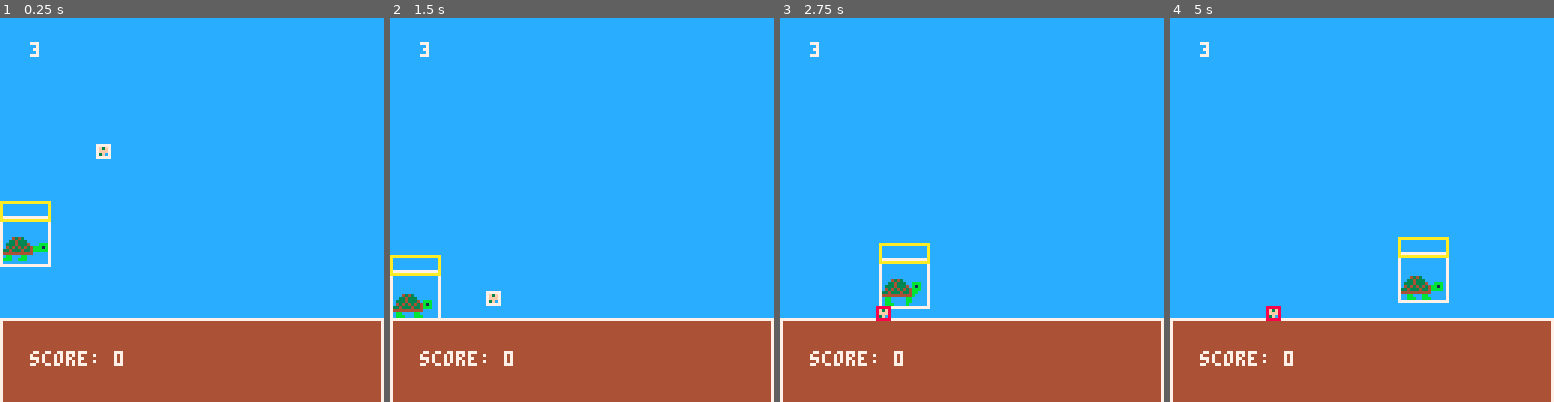
Above: before the commit, frames 1-4 (left to right).
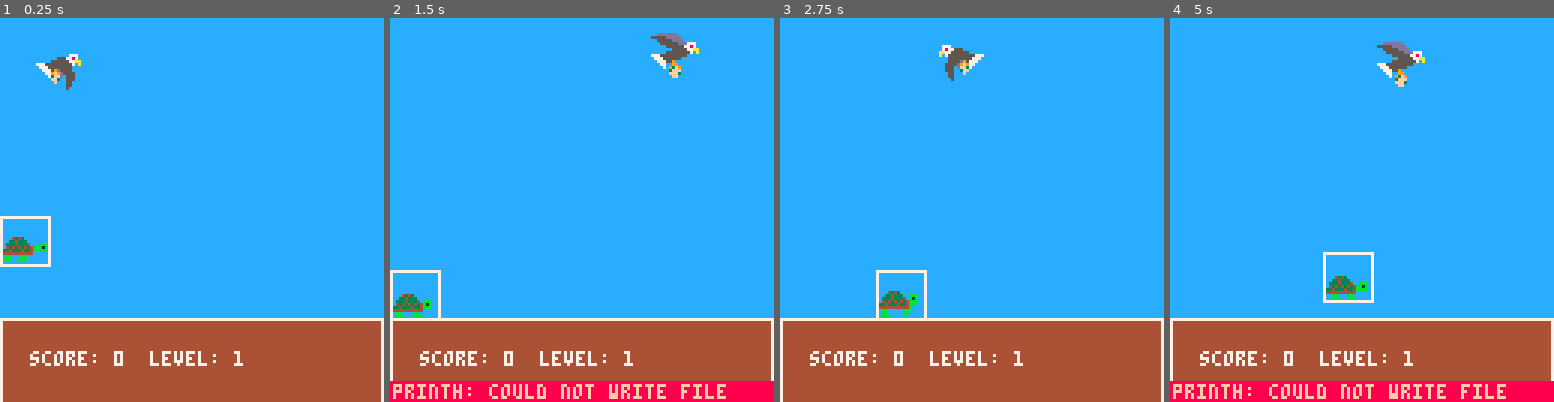
Above: after the commit, the same moments.

Repository: NicolaMigliore/parascute
Game: PICO-8 cartridge parascute.p8
Two runs of this game, one before a commit and one after it. Both use one fixed random seed, a clock stepped at 60 frames per second and the inputs below.
Inputs:
- Up to frame 1 (0.25 s): no input
- Up to frame 2 (1.5 s): tap X (X key) at 0.33, 1.07 s; tap O (Z key) at 0.7 s
- Up to frame 3 (2.75 s): hold Right 1.6-2.1 s; tap O (Z key) at 1.7, 2.1, 2.5 s; tap X (X key) at 1.85 s; hold Up 2.15-2.42 s; hold Right from 2.47 s (still down)
- Up to frame 4 (5 s): tap O (Z key) every 0.4 s from 2.9 to 4.9 s; tap X (X key) at 2.97, 4.08 s; release Right at 3.03 s; hold Left 3.08-3.58 s; hold Down 3.63-3.97 s; hold Right 4.02-4.68 s; hold Up from 4.73 s (still down)

The runs differ from the first frame. In frame 1, 1.3% of the frame differs, in the area x 0-64%, y 6-91%; in frame 2, 7.0%; in frame 3, 2.5%; in frame 4, 8.6%, in the area x 0-100%, y 6-100%.

Commit message:
Added eagle and updated animation system

Diff:
--- a/parascute.p8
+++ b/parascute.p8
@@ -4,6 +4,8 @@
 -- controllers
 #include scripts/main.lua
 #include scripts/player.lua
+#include scripts/eagle.lua
+#include scripts/egg.lua
 #include scripts/components.lua
 #include scripts/systems.lua
 #include scripts/ui.lua
@@ -27,22 +29,22 @@
 fffffff300bb00000bb000004444444444400000000bb000bb0000004444444444400000000bb000bb00000000bb000bb000000000434343434bb1b000000000
 0fff33f000bb00000bb0000000bb00000bb00000000bb000bb000000000bb000bb000000000bb000bb0000000bbb00bbb000000003343334334bbbb000000000
 00ff330000bbb0000b00000000bbb0000bbb0000000b0000bbb00000000bbb00bbb00000000b0000b00000000000000000000000444444444440000000000000
-00000000000000000000000000000000000000000000000000000000000000000000000000000000000000000000000000000000000000000000000000000000
-00000000000000000000000000000000000000000000000000000000000000000000000000000000000000000000000000000000000000000000000000000000
-00000000000000000000000000000000000000000000000000000000000000000000000000000000000000000000000000000000000000000000000000000000
-00000000000000000000000000000000000000000000000000000000000000000000000000000000000000000000000000000000000000000000000000000000
-00000000000000000000000000000000000000000000000000000000000000000000000000000000000000000000000000000000000000000000000000000000
-00000000000000000000000000000000000000000000000000000000000000000000000000000000000000000000000000000000000000000000000000000000
-00000000000000000000000000000000000000000000000000000000000000000000000000000000000000000000000000000000000000000000000000000000
-00000000000000000000000000000000000000000000000000000000000000000000000000000000000000000000000000000000000000000000000000000000
-00000000000000000000000000000000000000000000000000000000000000000000000000000000000000000000000000004343000000000000434300000000
-00000000000000000000000000000000000000000000000000000000000000000000000000000000000000000000000000033433300000000003343330000000
-00000000000000000000000000000000000000000000000000000000000000000000000000000000000000000000000000333433340bbb00003334333400bbb0
-00000000000000000000000000000000000000000000000000000000000000000000000000000000000000000000000000434343434b1b0000434343434bb1b0
-00000000000000000000000000000000000000000000000000000000000000000000000000000000000000000000000003343334334bbb0003343334334bbbb0
-00000000000000000000000000000000000000000000000000000000000000000000000000000000000000000000000044444444444000004444444444400000
-00000000000000000000000000000000000000000000000000000000000000000000000000000000000000000000000000bb0000bb00000000bb0000bb000000
-00000000000000000000000000000000000000000000000000000000000000000000000000000000000000000000000000bbb000bbb0000000bbb000bbb00000
+00ddddddd0000000000000000000000000ddddddd000000000000000000000000000000000000000000000000000000000000000000000000000000000000000
+55555ddddd000000000000000000000055555ddddd00000000000000000000000000000000000000000000000000000000000000000000000000000000000000
+0055555dddd0000000000000000000000055555dddd0000000000000000000000000000000000000000000000000000000000000000000000000000000000000
+000555555ddd77700000000000000000000555555ddd777000000000000000000000000000000000000000000000000000000000000000000000000000000000
+00000555555778700000000000007770000005555557787000000000000777000000000000000000000000000000000000000000000000000000000000000000
+00000005555577aa000000005557787000000005555577aa00000005557787000000000000000000000000000000000000000000000000000000000000000000
+000005555555570a00000055555577aa000005555555570a0000055555577aa00000000000000000000000000000000000000000000000000000000000000000
+7775555555550000077755555555570a777555555555000077755555555570a00000000000000000000000000000000000000000000000000000000000000000
+07775555550000000077755555555000077755555500000007775555555500000000000000000000000000000000000000004343000000000000434300000000
+007775590000000000077759d555500000777559000000000077759d555500000000000000000000000000000000000000033433300000000003343330000000
+0007700990000000000077909d5555000007700990000000000779f9d55550000000000000000000000000000000000000333433340bbb00003334333400bbb0
+000070900900000000000700dd05550000007093f9000000000073ffd05550000000000000000000000000000000000000434343434b1b0000434343434bb1b0
+00000000000000000000000dd00555000000003fff00000000000ff3005550000000000000000000000000000000000003343334334bbb0003343334334bbbb0
+00000000000000000000000000055000000000fff3000000000000f0005500000000000000000000000000000000000044444444444000004444444444400000
+000000000000000000000000000550000000000ff000000000000000005500000000000000000000000000000000000000bb0000bb00000000bb0000bb000000
+00000000000000000000000000050000000000000000000000000000005000000000000000000000000000000000000000bbb000bbb0000000bbb000bbb00000
 
 
 
--- a/scripts/components.lua
+++ b/scripts/components.lua
@@ -27,32 +27,35 @@
     return s
 end
 
-function new_animation(_animations,_active_anim)
+function new_animation(_animations,_active_anim,_set_anim)
     local a = {
         animations = _animations,
         active_anim = _active_anim,
     }
-    a.set_animation = function(_name,_spr)
-        if a.active_anim != _name then
-            if a.animations[_name] then
-                a.active_anim = _name
-            else
-                a.active_anim = "idle"
-            end
-            _spr.spr_i = 1
-        end
-    end
+    a.set_animation = _set_anim
+    -- a.set_animation = function(_name,_spr)
+    --     if a.active_anim != _name then
+    --         if a.animations[_name] then
+    --             a.active_anim = _name
+    --         else
+    --             a.active_anim = "idle"
+    --         end
+    --         _spr.spr_i = 1
+    --     end
+    -- end
     return a
 end
 
 --- create new control component
 -- describes the intity's controls
-function new_control(_left,_right,_up,_down,_input)
+function new_control(_left,_right,_up,_down,_spd_x,_spd_y,_input)
     local c = {
         left = _left,
         right = _right,
         up = _up,
         down = _down,
+        spd_x = _spd_x,
+        spd_y = _spd_y,
         input = _input
     }
     return c
@@ -116,16 +119,16 @@
 
 
 --- create entity ---
-function new_entity(_kind,_pos,_spr,_ctrl,_inte,_col,_anim,_tri)
+function new_entity(_opts)
     local e = {
-        kind = _kind,
-        position = _pos,
-        sprite = _spr,
-        control = _ctrl,
-        intention = _inte,
-        collider = _col,
-        animation = _anim,
-        trigger = _tri,
+        kind = _opts.kind,
+        position = _opts.position,
+        sprite = _opts.sprite,
+        control = _opts.control,
+        intention = _opts.intention,
+        collider = _opts.collider,
+        animation = _opts.animation,
+        trigger = _opts.trigger,
     }
     return e
 end
--- /dev/null
+++ b/scripts/eagle.lua
@@ -0,0 +1,89 @@
+function _eagle_i()
+    drop_timer = 100
+    eagle_spd = 1
+
+    -- create eagle
+    eagle = new_entity({
+        kind = "eagle",
+        position = new_position(20,10,16,16),
+        sprite = new_sprite({
+            {x=32,y=16,w=16,h=16},
+        }),
+        animation = new_animation({
+            idle = {
+                frames = {
+                    {x=0,y=16,w=16,h=16},
+                    {x=16,y=16,w=16,h=16}
+                },
+                speed = 0.1,
+                loop = true
+            },
+            idle_with_egg = {
+                frames = {
+                    {x=32,y=16,w=16,h=16},
+                    {x=48,y=16,w=16,h=16}
+                },
+                speed = 0.1,
+                loop = true
+            },
+        },
+        "idle_with_egg",
+        function(_e)
+
+        end
+        ),
+        control = new_control(nil,nil,nil,nil,eagle_spd,0.2,eagle_control),
+        intention = new_intention()
+    })
+    add(entities,eagle)
+end
+
+
+function eagle_control(_e)
+    if not _e.intention.is_moving then
+        _e.intention.is_moving = true
+        _e.intention.left = true
+        _e.intention.right = false
+    end
+
+    -- horizontal movement
+    if _e.intention.left and _e.position.x < 5 then
+        _e.intention.left = false
+        _e.intention.right = true
+    end
+    if _e.intention.right and _e.position.x > 106 then
+        _e.intention.left = true
+        _e.intention.right = false
+    end
+
+    -- vertical movent
+    local elevation = sin(time())
+    if elevation > 0.9 then
+        _e.intention.up = false
+        _e.intention.down = true
+    end
+    if elevation < -0.9 then
+        _e.intention.up = true
+        _e.intention.down = false
+    end
+
+    local rnd_val = rnd(10)
+    -- switch direction
+    if rnd_val > 9.9 then
+        log("switch")
+        if _e.intention.left then
+            _e.intention.left = false
+            _e.intention.right = true
+        else
+            _e.intention.left = true
+            _e.intention.right = false
+        end
+        -- debug = rnd_val .." ".. (_e.intention.left and "true" or "false")
+    end
+
+    -- advance drop timer
+    if rnd_val > 7 then
+        drop_timer -= 1
+        if (drop_timer < 1) drop_timer = 50 spawn_egg(_e.position.x+6,_e.position.y+12)
+    end
+end
--- /dev/null
+++ b/scripts/egg.lua
@@ -0,0 +1,23 @@
+function spawn_egg(_x,_y)
+    -- create egg
+    add(entities,new_entity({
+        kind = "egg",
+        position = new_position(_x,_y,4,4),
+        sprite = new_sprite({{x=0,y=8,w=8,h=8}},0),
+        collider = new_collider(0,0,4,4,true,nil),
+        trigger = new_trigger(0,4,4,2, function(_e,_o)
+            if _o.kind == "player" then
+                del(entities,_e)
+                score+=1
+                if score%3 == 0 then
+                    level += 1
+                    eagle.control.spd_x += 0.1
+                end
+            end
+            if _o.kind == "environment" then
+                del(entities,_e)
+                score-=1
+            end
+        end)
+    }))
+end
--- a/scripts/main.lua
+++ b/scripts/main.lua
@@ -2,6 +2,7 @@
     debug=""
     show_colliders = true
     score = 0
+    level = 1
 
     mode="start"
     music(0)
@@ -14,30 +15,14 @@
     trigger_system = create_trigger_system()
 
     _player_i()
+    _eagle_i()
 
     -- create ground
-    add(entities,new_entity(
-        "environment",
-        new_position(0,100,127,27),
-        nil,
-        nil,
-        nil,
-        new_collider(0,0,127,55,false,nil),
-        nil,
-        nil
-    ))
-
-    -- create egg
-    add(entities,new_entity(
-        "egg",
-        new_position(32,32,4,4),
-        new_sprite({{x=0,y=8,w=8,h=8}},0),
-        nil,
-        nil,
-        new_collider(0,0,4,4,true,nil),
-        nil,
-        nil)
-    )
+    add(entities,new_entity({
+        kind = "environment",
+        position = new_position(0,100,127,27),
+        collider = new_collider(0,0,127,55,false,nil),
+    }))
 end
 
 function _update60()
@@ -46,7 +31,6 @@
     animation_system.update()
     trigger_system.update()
     _player_u()
-    debug=#entities
 end
 
 function _draw()
--- a/scripts/player.lua
+++ b/scripts/player.lua
@@ -14,20 +14,19 @@
     --     0.05
     -- )
 
-    player = new_entity(
-        "player",
-        new_position(0,56,16,16),
-        --new_sprite({1,3,5,7},0.05)
-        new_sprite({
+    player = new_entity({
+        kind = "player",
+        position = new_position(0,56,16,16),
+        sprite = new_sprite({
             {x=8,y=0,w=16,h=16},
             {x=24,y=0,w=16,h=16},
             {x=40,y=0,w=16,h=16},
             {x=56,y=0,w=16,h=16}
         }),
-        new_control(⬅️,➡️,⬆️,⬇️,player_input),
-        new_intention(),
-        new_collider(0,0,16,16,true,player_collide),
-        new_animation({
+        control = new_control(⬅️,➡️,⬆️,⬇️,0.7,1,player_input),
+        intention = new_intention(),
+        collider = new_collider(0,0,16,16,true,player_collide),
+        animation = new_animation({
             idle = {
                 frames = {
                     {x=96,y=16,w=16,h=16},
@@ -63,14 +62,29 @@
                 speed = 0.04,
                 loop = false
             }
-        },"idle"),
-        new_trigger(0,-5,16,6,function(_e,_o)
-            if _o.kind == "egg" then
-                del(entities,_o)
-                score +=1
+        },
+        "idle",
+        function (_e)
+            local a = _e.animation
+            local new_anim = "idle"
+
+            if (_e.intention.is_moving) new_anim = "move"
+            if (_e.intention.is_jumping) new_anim = "jump"
+            if (_e.collider.is_falling) new_anim = "fall"
+
+            if a.active_anim != new_anim then
+                a.active_anim = new_anim
+                _e.sprite.spr_i = 1
             end
-        end)
-    )
+        end
+    ),
+        -- trigger = new_trigger(0,-5,16,6,function(_e,_o)
+        --     if _o.kind == "egg" then
+        --         del(entities,_o)
+        --         score +=1
+        --     end
+        -- end)
+    })
     add(entities,player)
 end
 
--- a/scripts/systems.lua
+++ b/scripts/systems.lua
@@ -63,23 +63,8 @@
         for e in all(entities) do
             if e.sprite and e.animation then
                 -- set animation sprites
-                if e.intention then
-                    --e.animation.active_anim = "idle"
-
-                    if (e.intention.is_moving) e.animation.set_animation("move", e.sprite)
-                    if (e.intention.is_jumping) e.animation.set_animation("jump", e.sprite)
-
-                    local is_falling = (e.collider and e.collider.is_falling) or false
-                    if is_falling and e.animation.animations.fall then
-                        e.animation.set_animation("fall", e.sprite)
-                    end
-                    if e.intention.is_moving == false
-                        and e.intention.is_jumping == false
-                        and is_falling==false
-                    then
-                        e.animation.set_animation("idle", e.sprite)
-                    end
-                end
+                if (e.animation.set_animation) e.animation.set_animation(e)
+
                 local cur_animation = e.animation.animations[e.animation.active_anim]
                 local anim_speed = cur_animation.speed
                 e.sprite.sprites = cur_animation.frames
@@ -131,25 +116,32 @@
             -- update entity movement intention
             if e.position and e.intention then
 
+                local spd_x,spd_y = 1,1
+                if e.control then
+                    spd_x,spd_y = e.control.spd_x,e.control.spd_y
+                end
+
                 local can_move_x, can_move_y = true, true
                 local new_x = e.position.x
                 local new_y = e.position.y
 
                 -- left movement
                 if e.intention.left then
-                    new_x -=1
+                    new_x -= 1 * spd_x
                     if (e.sprite) e.sprite.flip_x = true
                 end
                 -- right movement
                 if e.intention.right then
-                    new_x +=1
+                    new_x += 1 * spd_x
                     if (e.sprite) e.sprite.flip_x = false
                 end
                 -- up movement
                 if e.intention.up then
-                    new_y -=1
-                end
-                -- if e.intention.down then e.position.y +=1 end
+                    new_y -= 1 * spd_y
+                end
+                if e.intention.down then
+                    new_y += 1 * spd_y
+                end
 
                 -- check for collisions with other entities
                 if e.collider then
@@ -245,7 +237,7 @@
     local entity_i,o = 1,nil
 
     for o in all(entities) do
-        if _e != o then
+        if _e != o and o.collider and o.position then
             local o_bb = o.collider.get_bounding_box(o.position)
             local e_bb = _col.get_bounding_box(_pos)
 
--- a/scripts/ui.lua
+++ b/scripts/ui.lua
@@ -1,3 +1,4 @@
 function _ui_d()
     print("score: "..score,10,111,7)
+    print("level: "..level,50,111,7)
 end
